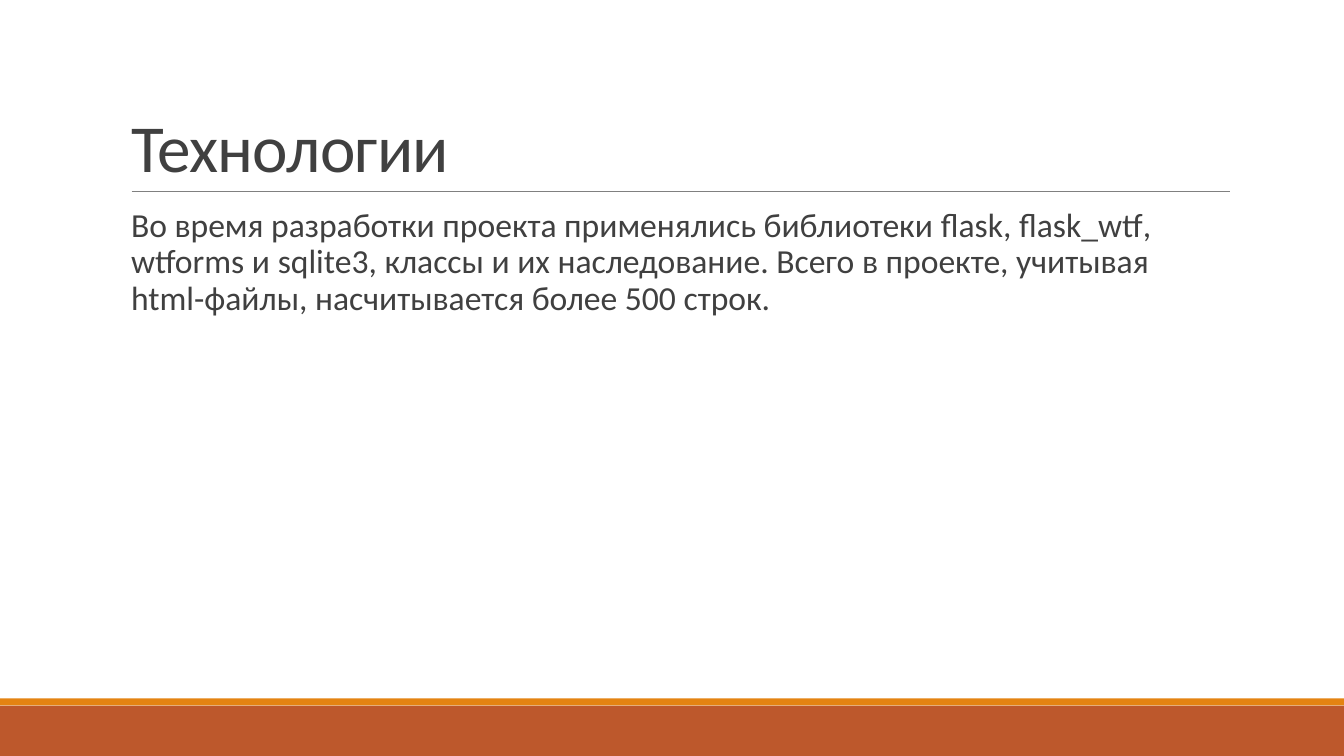
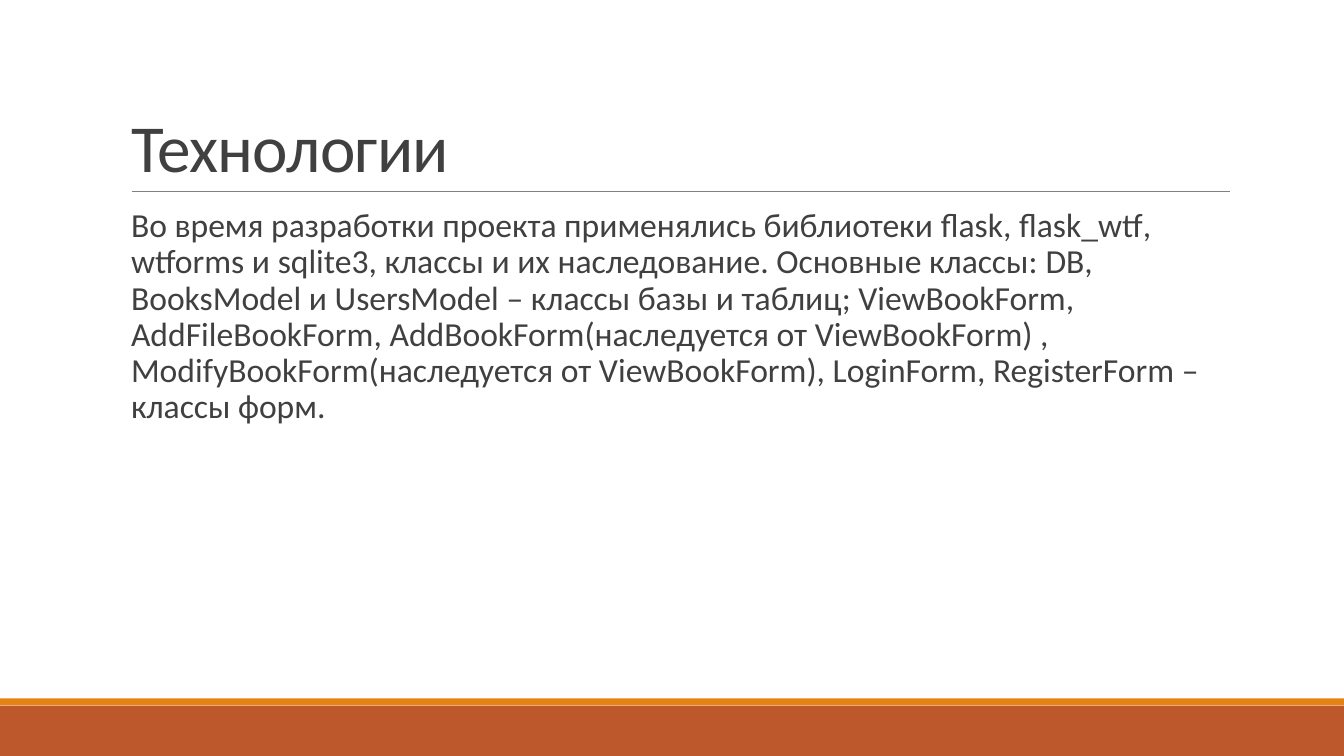
Before and after one commit to ionow2018/DB, a slide deck: slide 4 of Проект Webserver_презентация.pptx. Drawn at 1344x756 pixels with LibreOffice and Linux fonts; fonts in the diff are those of the drawing. Boxes give left, top, right and bottom in pixels: in the first picture for what was removed or moved away, otherwise in the second. Text is boxed around its words. In the diff, an @@ line names an element or a change of style, - is before the commit and + after.

```diff
--- a/Проект Webserver_презентация.pptx
+++ b/Проект Webserver_презентация.pptx
@@ text at [131, 213, 1174, 424]: text changed @@
-  Во время разработки проекта применялись библиотеки flask, flask_wtf, wtforms и sqlite3, классы и их наследование. Всего в проекте, учитывая html-файлы, насчитывается более 500 строк.
+  Во время разработки проекта применялись библиотеки flask, flask_wtf, wtforms и sqlite3, классы и их наследование. Основные классы: DB, BooksModel и UsersModel – классы базы и таблиц; ViewBookForm, AddFileBookForm, AddBookForm(наследуется от ViewBookForm) , ModifyBookForm(наследуется от ViewBookForm), LoginForm, RegisterForm – классы форм.
```
Also in this commit, not shown: 1 other slide changed, 1 other file.
